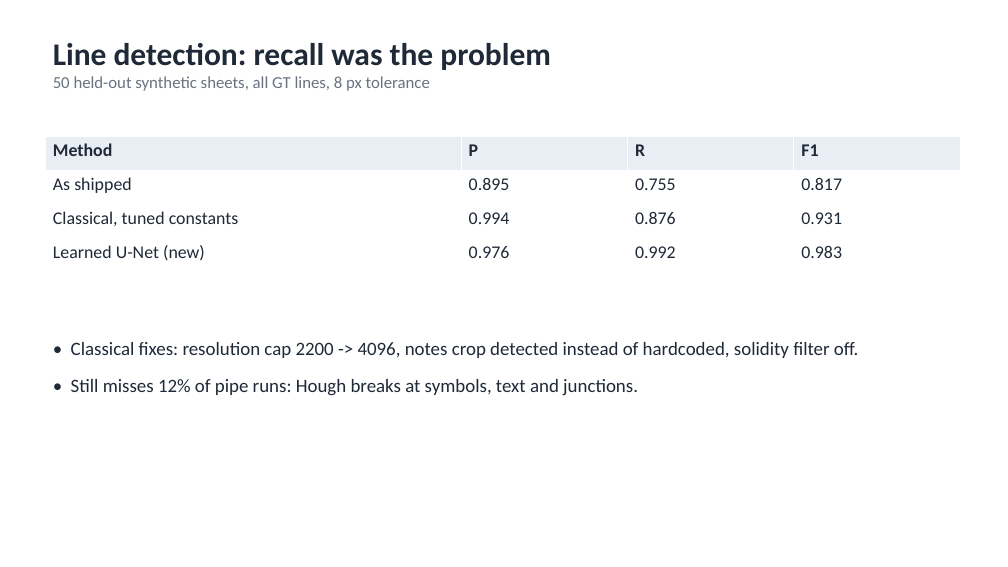
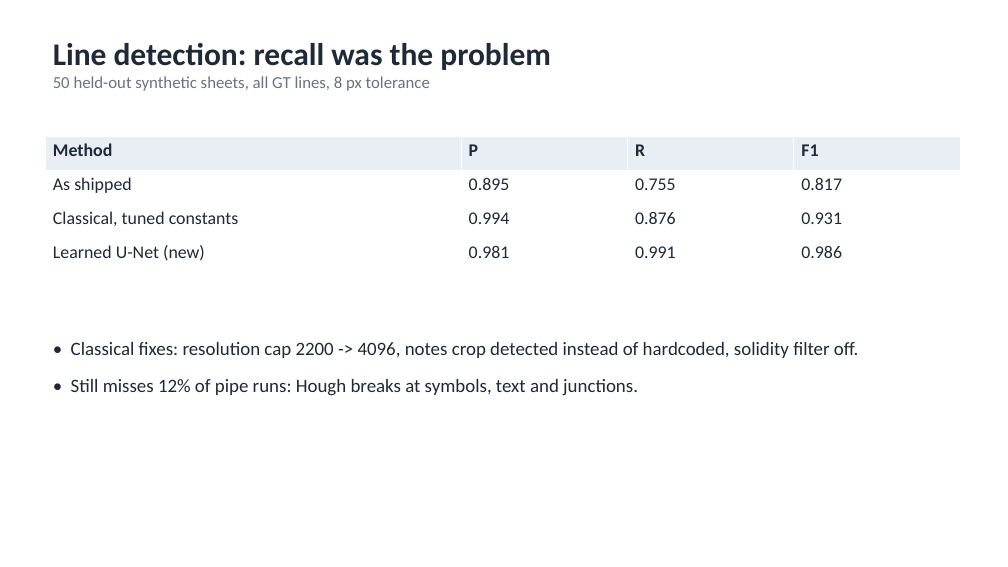
Before and after one commit to WeiKangda/PnIDAgent, a slide deck: slide 4 of weekly_update/2026-09-21_pipeline_accuracy_update.pptx. Drawn at 1008x567 pixels with LibreOffice and Linux fonts; fonts in the diff are those of the drawing. Boxes give left, top, right and bottom in pixels: in the first picture for what was removed or moved away, otherwise in the second. Text is boxed around its words. In the diff, an @@ line names an element or a change of style, - is before the commit and + after.

```diff
--- a/weekly_update/2026-09-21_pipeline_accuracy_update.pptx
+++ b/weekly_update/2026-09-21_pipeline_accuracy_update.pptx
@@ table at (x1=45, y1=136, x2=960, y2=272) @@
-row 4: Learned U-Net (new) | 0.976 | 0.992 | 0.983
+row 4: Learned U-Net (new) | 0.981 | 0.991 | 0.986
```
Also in this commit, not shown: 3 other slides changed, 1 other file.
